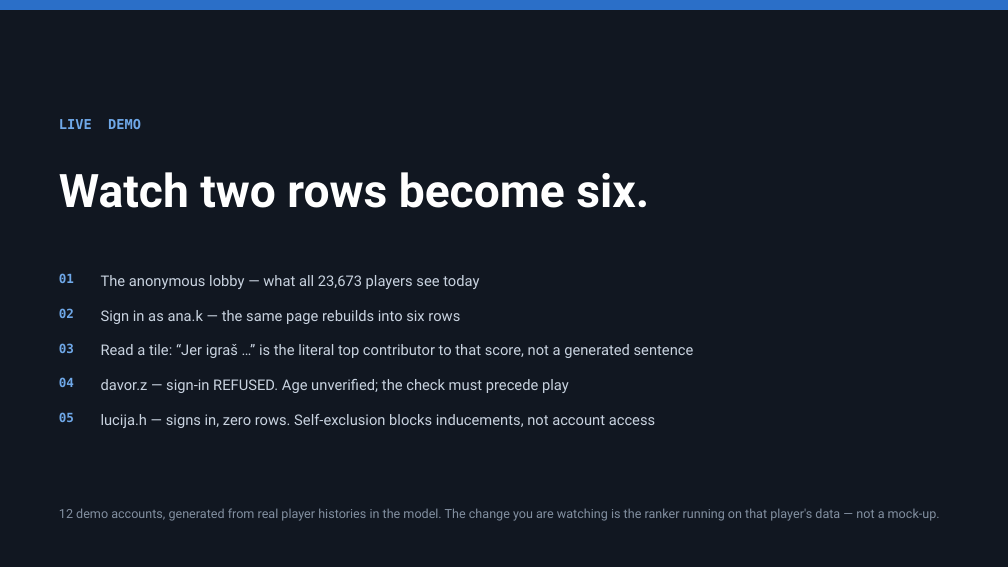
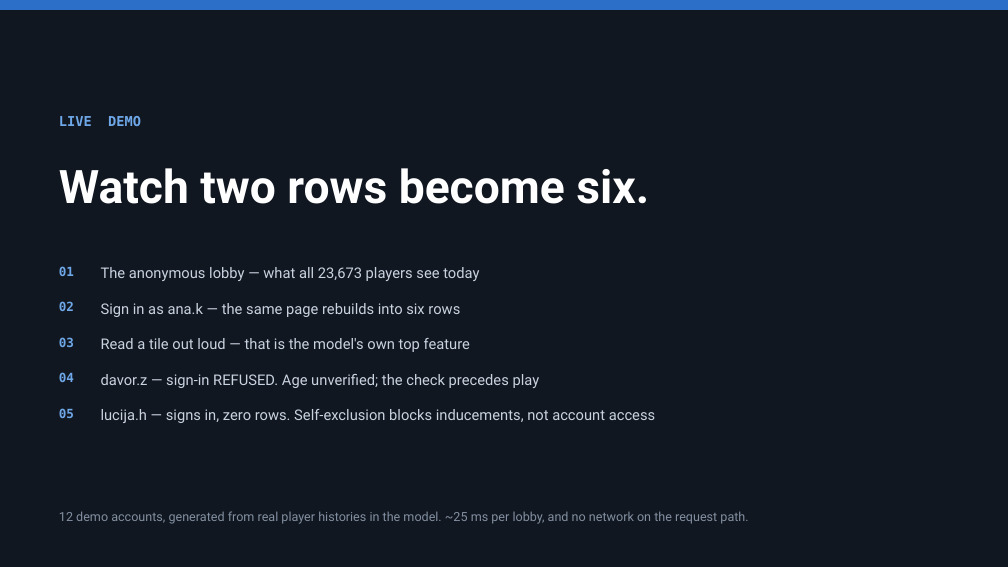
Before and after one commit to roshan5619/FEG_Hackathon, a slide deck: slide 5 of demo/presentation/QMakers_PSK_Deck.pptx. Drawn at 1008x567 pixels with LibreOffice and Linux fonts; fonts in the diff are those of the drawing. Boxes give left, top, right and bottom in pixels: in the first picture for what was removed or moved away, otherwise in the second. Text is boxed around its words. In the diff, an @@ line names an element or a change of style, - is before the commit and + after.

```diff
--- a/demo/presentation/QMakers_PSK_Deck.pptx
+++ b/demo/presentation/QMakers_PSK_Deck.pptx
@@ 9 texts: place and size @@
-9 texts at [59,172,655,428]
+9 texts at [59,168,655,423]
@@ text at [101,338,470,352]: text changed @@
-Read a tile: “Jer igraš …” is the literal top contributor to that score, not a generated sentence
+Read a tile out loud — that is the model's own top feature
@@ text at [101,374,540,388]: text changed @@
-davor.z — sign-in REFUSED. Age unverified; the check must precede play
+davor.z — sign-in REFUSED. Age unverified; the check precedes play
@@ text at [59,511,748,524]: text changed @@
-12 demo accounts, generated from real player histories in the model. The change you are watching is the ranker running on that player's data — not a mock-up.
+12 demo accounts, generated from real player histories in the model. ~25 ms per lobby, and no network on the request path.
```
Also in this commit, not shown: 8 other slides changed, 4 slides added, 3 slides removed, 14 other files.
